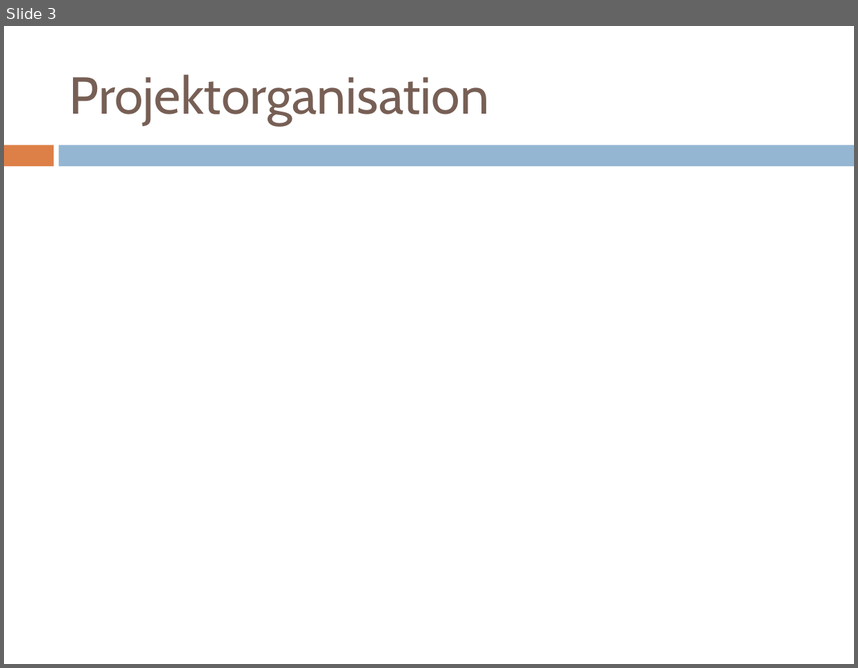
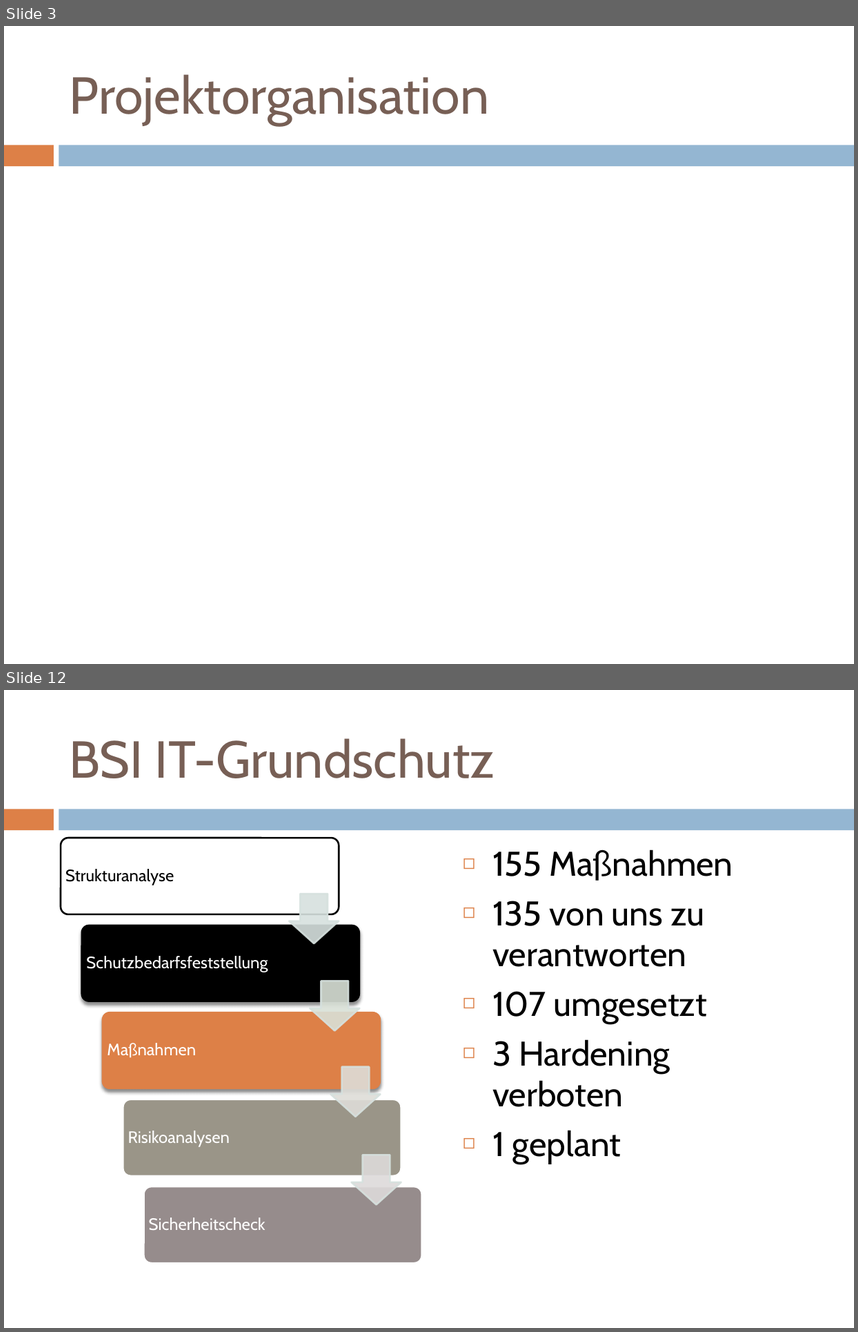
Before and after one commit to mvw/Wilddiebe10, a slide deck: keynote/praesentation.pptx. Shown one above the other, each under a label of ours: slide 3 before the commit, slides 3 and 12 after it; the slides between them are not shown. The pictures are 858x668 and 858x1332 pixels, drawn with LibreOffice and Linux fonts; fonts in the diff are those of the drawing. Boxes give left, top, right and bottom in pixels: in the first picture for what was removed or moved away, otherwise in the second. Text is boxed around its words. In the diff, an @@ line names an element or a change of style, - is before the commit and + after.

```diff
--- a/keynote/praesentation.pptx
+++ b/keynote/praesentation.pptx
@@ slide 12 added at (4, 690, 854, 1328), background #FFFFFF; not listed: 2 template elements that a slide beside it also shows @@
@@ title added at (69, 738, 495, 778), 44 pt, text #775F55 @@
+BSI IT-Grundschutz
@@ text added at (493, 849, 733, 1163), 29 pt, text #000000 @@
+◻ 155 Maßnahmen
+◻ 135 von uns zu verantworten
+◻ 107 umgesetzt
+◻ 3 Hardening verboten
+◻ 1 geplant
@@ group added at (61, 838, 421, 1263): 5 rounded rectangles, 5 texts, 4 down arrows @@
+Strukturanalyse
+Schutzbedarfsfeststellung
+Maßnahmen
+Risikoanalysen
+Sicherheitscheck
```
Also in this commit, not shown: 7 slides changed, 14 other slides added, 1 slide removed, 1 other file.
